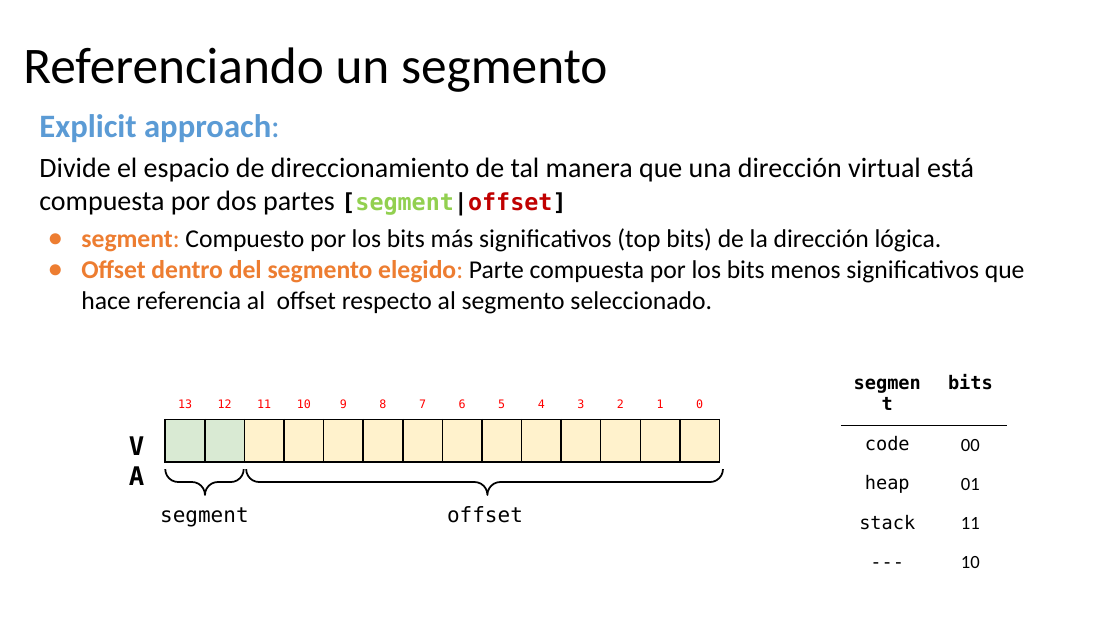
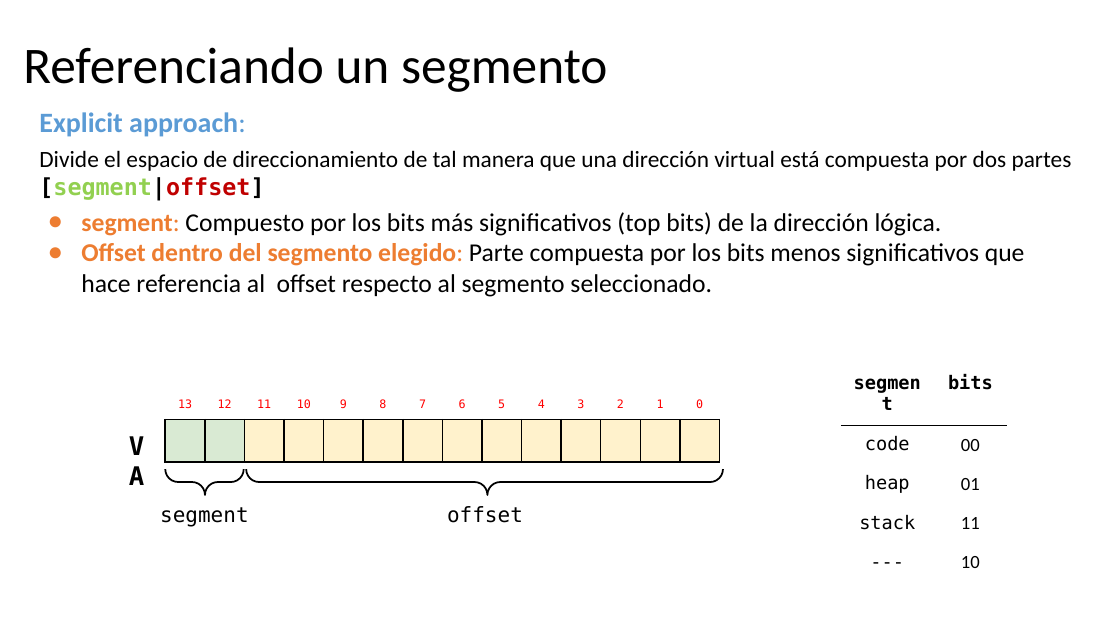
Before and after one commit to udea-so/apuntes_2026-1_SO-virtual, a slide deck: slide 28 of clase_09/SO_apuntes_clase9.pptx. Drawn at 1120x630 pixels with LibreOffice and Linux fonts; fonts in the diff are those of the drawing. Boxes give left, top, right and bottom in pixels: in the first picture for what was removed or moved away, otherwise in the second. Text is boxed around its words. In the diff, an @@ line names an element or a change of style, - is before the commit and + after.

```diff
--- a/clase_09/SO_apuntes_clase9.pptx
+++ b/clase_09/SO_apuntes_clase9.pptx
@@ text at (39, 112, 1072, 200): size 28 to 24 pt in "Explicit approach:"; size 24 to 20 pt in "Divide el espacio de direccionamiento de tal ..." @@
```
Also in this commit, not shown: 1 other slide changed, 2 other files.
